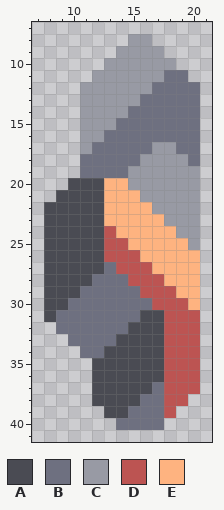
Edited in one commit: pixel-art sprite (sprites/units/quantum-vanquish-point-weapon.png). Above is the file before it was changed.
The file is 28x57 pixels. Shown: x 7..21, y 7..41.
Palette (. is transparent): A #4a4b53  B #6e7080  C #989aa4  D #bc5452  E #feb380
Pixels before, first column x 8:
 8 .......CC....
 9 ......CCCC...
10 .....CCCCCC..
11 ....CCCCCCBB.
12 ...CCCCCCBBBB
13 ...CCCCCBBBBB
14 ...CCCCBBBBBB
15 ...CCCBBBBBBB
16 ...CCBBBBBBBB
17 ...CBBBBBCCBB
18 ...BBBBBCCCCB
19 ...BBBBCCCCCC
20 ..AAAEECCCCCC
21 .AAAAEEECCCCC
22 AAAAAEEEECCCC
23 AAAAAEEEEECCC
24 AAAAADEEEEECC
25 AAAAADDEEEEEC
26 AAAAADDDEEEEE
27 AAAAABDDDEEEE
28 AAAABBBDDDEEE
29 AAABBBBBDDDEE
30 AABBBBBBBDDDE
31 ABBBBBBBAADDD
32 .BBBBBBAAADDD
33 ..BBBBAAAADDD
34 ...BBAAAAADDD
35 ....AAAAAADDD
36 ....AAAAAADDD
37 ....AAAAABDDD
38 ....AAAABBDD.
39 .....AABBBD..
40 ......BBBB...
And afterwards:
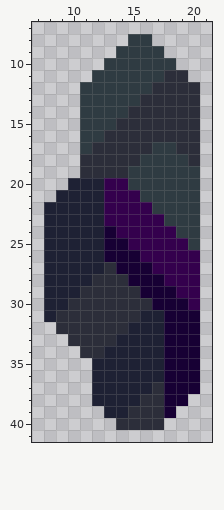
From old to new:
colour A: #4a4b53 -> #1e2134
colour B: #6e7080 -> #2c2e3a
colour C: #989aa4 -> #2f3b42
colour D: #bc5452 -> #170034
colour E: #feb380 -> #34004d
Where, in picture pixels (left, top, right, bottom), the same in both pictures:
changed: (44, 34, 200, 430)
